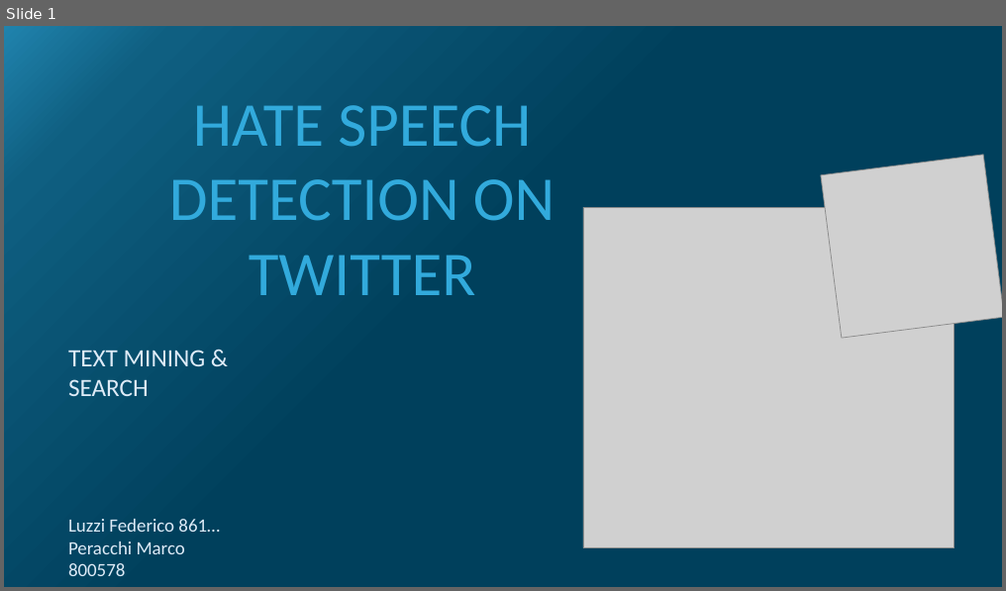
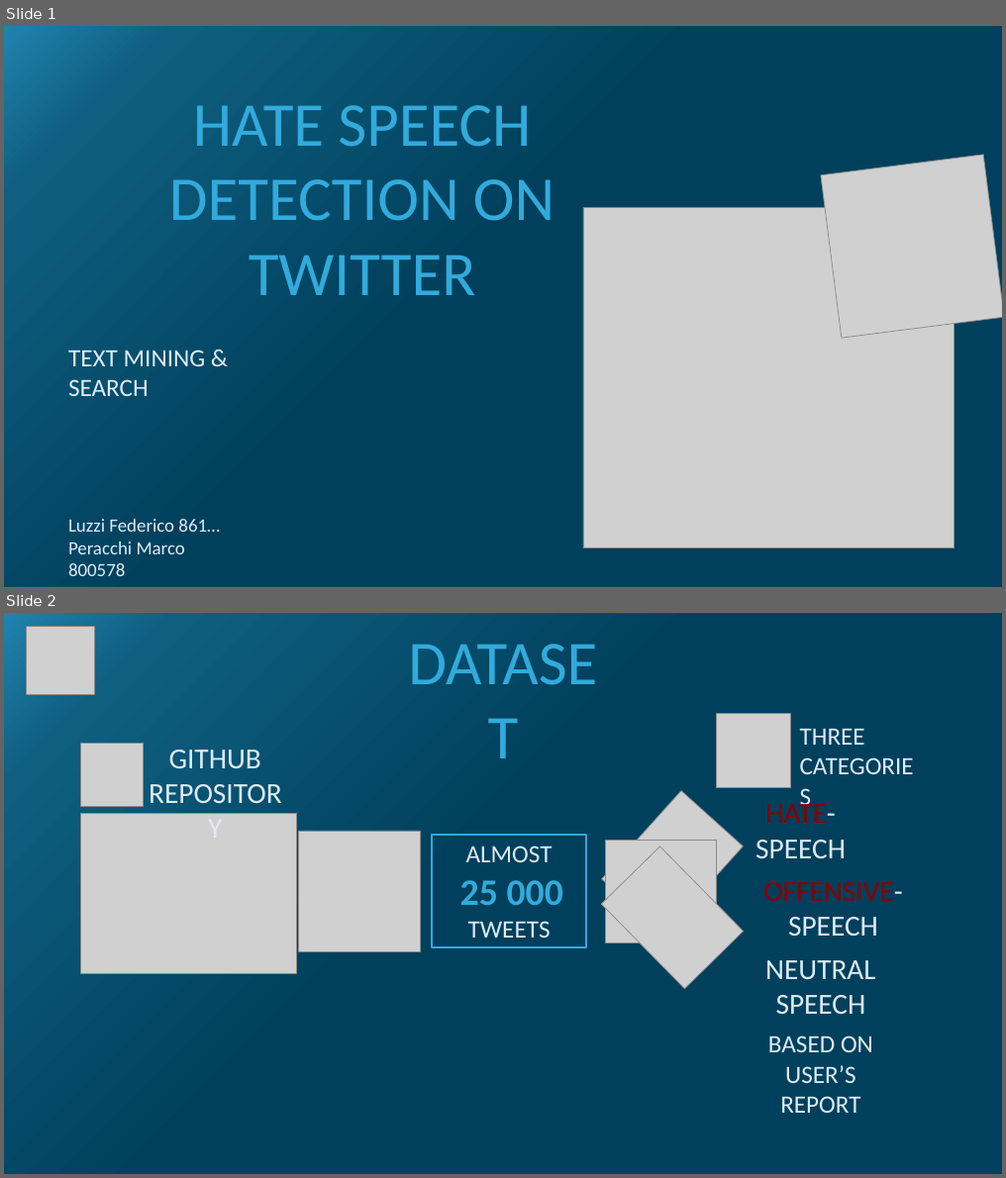
Before and after one commit to MarcoP9/textmining, a slide deck: PresentationTextMining.pptx. Shown one above the other, each under a label of ours: slide 1 before the commit, slides 1 and 2 after it. The pictures are 1006x591 and 1006x1178 pixels, drawn with LibreOffice and Linux fonts; fonts in the diff are those of the drawing; grey boxes stand for pictures. Boxes give left, top, right and bottom in pixels: in the first picture for what was removed or moved away, otherwise in the second. Text is boxed around its words. In the diff, an @@ line names an element or a change of style, - is before the commit and + after.

Commit message:
presentation update

```diff
--- a/PresentationTextMining.pptx
+++ b/PresentationTextMining.pptx
@@ slide 2 added at bbox=[4, 613, 1002, 1174], background gradient #00405C to #0F5F81 to #2083AD @@
@@ picture added at bbox=[26, 626, 94, 694] @@
@@ text added at bbox=[387, 618, 620, 701], 60 pt, text #32AADC @@
+DATASET
@@ picture added at bbox=[716, 713, 791, 788] @@
@@ text added at bbox=[800, 728, 865, 745], 24 pt, text #DEEBF7 @@
+THREE CATEGORIES
@@ picture added at bbox=[80, 744, 144, 806] @@
@@ text added at bbox=[169, 750, 261, 768], 28 pt, text #DEEBF7 @@
+GITHUB REPOSITORY
@@ picture added at bbox=[602, 790, 744, 935] @@
@@ picture added at bbox=[80, 814, 296, 973] @@
@@ text added at bbox=[755, 799, 846, 859], 28 pt, text #DEEBF7 @@
+HATE-SPEECH
@@ picture added at bbox=[299, 831, 420, 953] @@
@@ rectangle added at bbox=[433, 835, 586, 948], outline #32AADC 2 pt, 24 pt, text #DEEBF7 @@
+ALMOST
+25 000
+TWEETS
@@ picture added at bbox=[602, 847, 744, 989] @@
@@ picture added at bbox=[605, 840, 716, 943] @@
@@ text added at bbox=[763, 882, 903, 936], 28 pt, text #8A0000 @@
+OFFENSIVE-SPEECH
@@ text added at bbox=[765, 960, 876, 1014], 28 pt, text #DEEBF7 @@
+NEUTRAL SPEECH
@@ text added at bbox=[768, 1036, 873, 1113], 24 pt, text #DEEBF7 @@
+BASED ON USER’S REPORT
```
Also in this commit, not shown: 6 other slides added, 1 slide removed.
